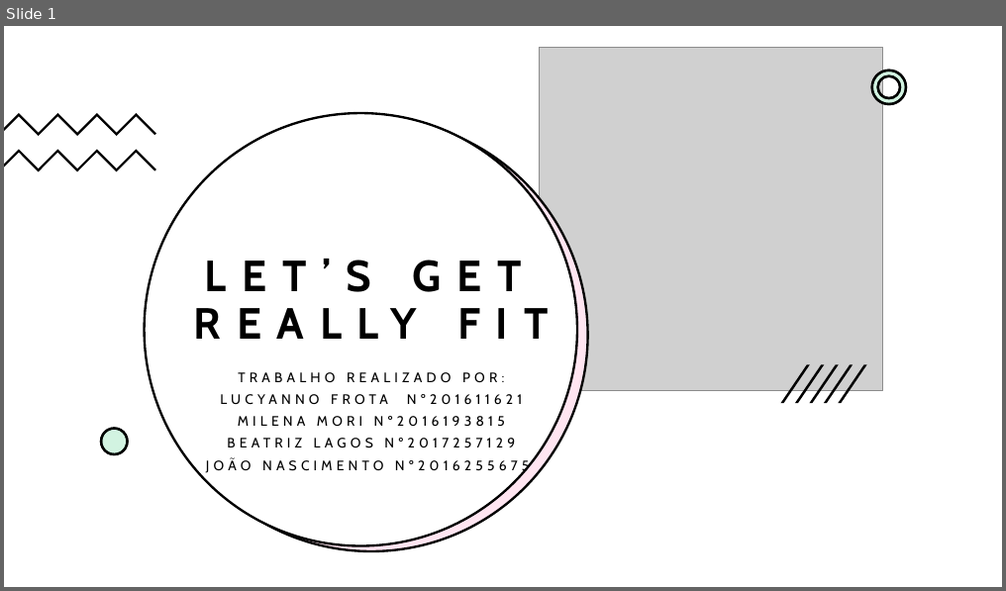
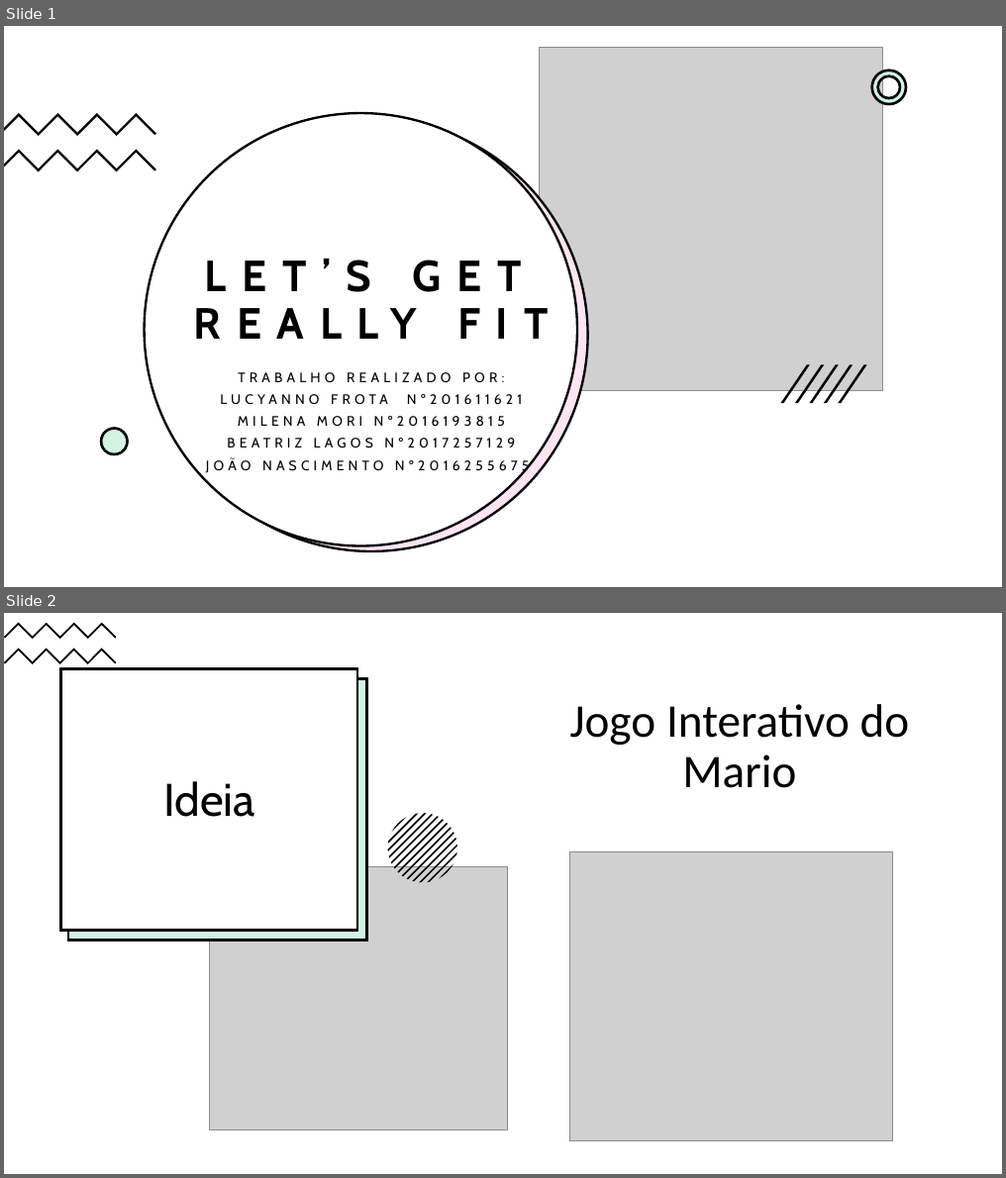
Before and after one commit to JoaoCarlosNascimento/Mario-Game, a slide deck: Let’s Get REALLY Fit.pptx. Shown one above the other, each under a label of ours: slide 1 before the commit, slides 1 and 2 after it. The pictures are 1006x591 and 1006x1178 pixels, drawn with LibreOffice and Linux fonts; fonts in the diff are those of the drawing; grey boxes stand for pictures. Boxes give left, top, right and bottom in pixels: in the first picture for what was removed or moved away, otherwise in the second. Text is boxed around its words. In the diff, an @@ line names an element or a change of style, - is before the commit and + after.

```diff
--- a/Let’s Get REALLY Fit.pptx
+++ b/Let’s Get REALLY Fit.pptx
@@ slide 2 added at (4, 613, 1002, 1174), background #FFFFFF @@
@@ rectangle added at (4, 613, 1002, 1174), fill #FFFFFF @@
@@ freeform shape added at (4, 623, 116, 639), fill #000000 @@
@@ freeform shape added at (4, 623, 116, 639), fill #000000 at 60% opacity @@
@@ freeform shape added at (4, 649, 116, 664), fill #000000 @@
@@ freeform shape added at (4, 649, 116, 664), fill #000000 at 60% opacity @@
@@ rectangle added at (60, 669, 357, 931), fill #FFFFFF, outline #000000 2.25 pt @@
@@ rectangle added at (68, 679, 367, 940), fill #FFFFFF, outline #FFFFFF 2.25 pt @@
@@ rectangle added at (68, 679, 367, 940), fill #21C46B at 20% opacity, outline #000000 2.25 pt @@
@@ text added at (570, 704, 910, 788), 45 pt, text #000000 @@
+Jogo Interativo do Mario
@@ title added at (163, 781, 254, 817), 44 pt, text #000000 @@
+Ideia
@@ picture added at (210, 867, 507, 1131) @@
@@ group added at (388, 813, 456, 882): 13 freeform shapes @@
@@ group added at (388, 813, 456, 882): 13 freeform shapes @@
@@ picture added at (569, 852, 893, 1142) @@
```
Also in this commit, not shown: 2 slides changed, 3 other slides added, 1 slide removed.
